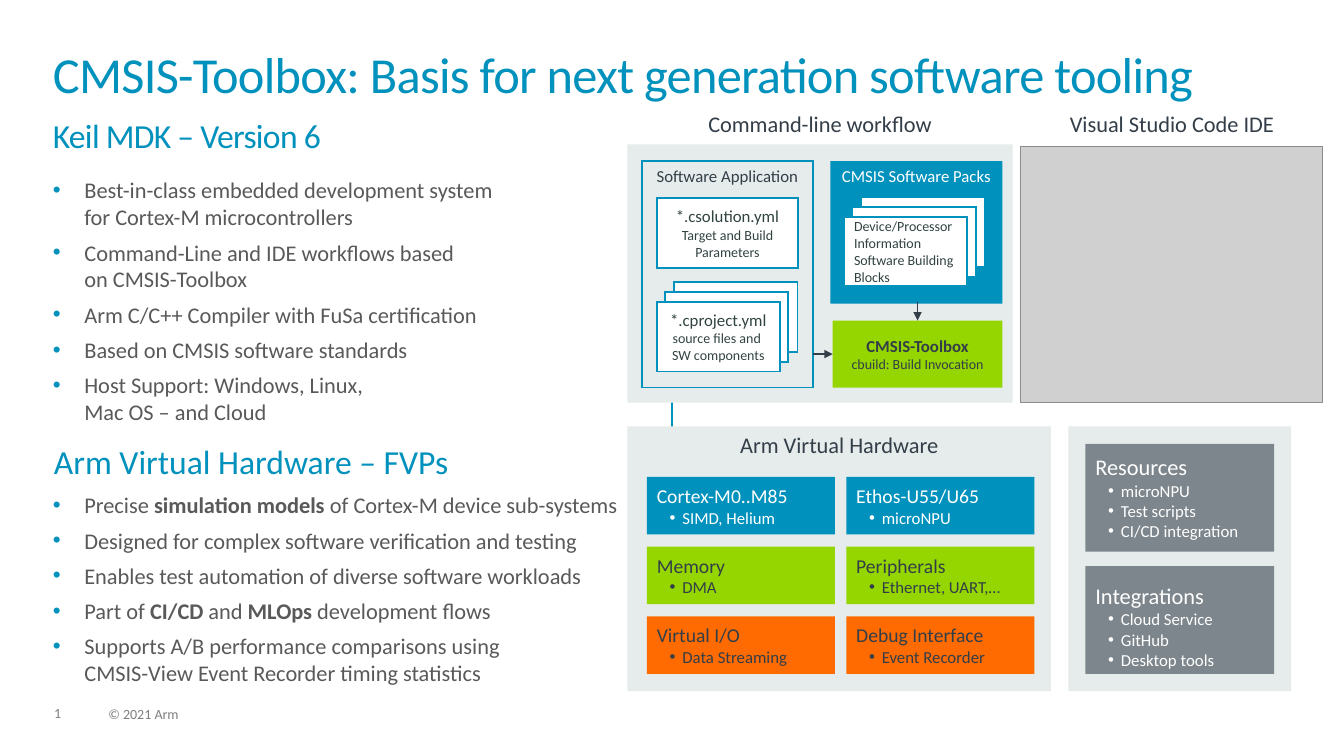
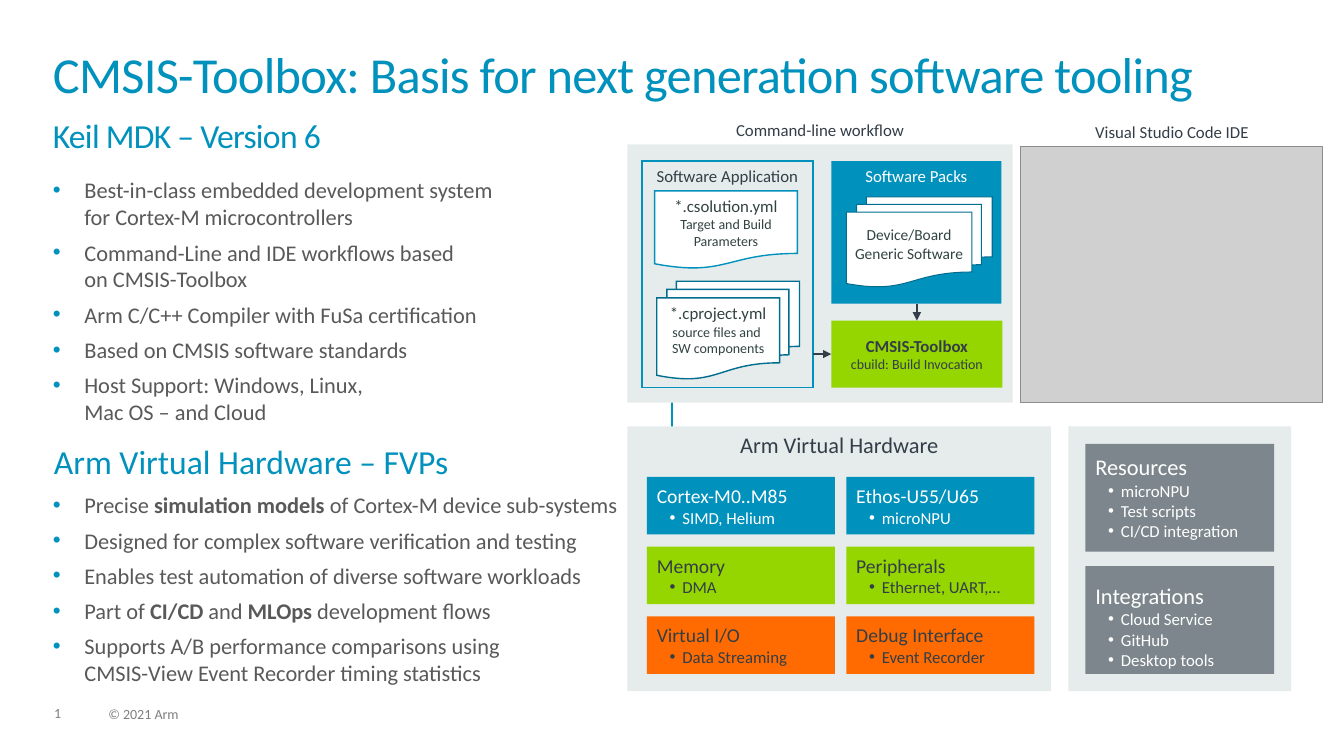
Before and after one commit to Open-CMSIS-Pack/cmsis-toolbox, a slide deck: slide 1 of docs/images/overview.pptx. Drawn at 1344x756 pixels with LibreOffice and Linux fonts; fonts in the diff are those of the drawing; grey boxes stand for pictures. Boxes give left, top, right and bottom in pixels: in the first picture for what was removed or moved away, otherwise in the second. Text is boxed around its words. In the diff, an @@ line names an element or a change of style, - is before the commit and + after.

Commit message:
CMSIS-Toolbox 2.2.x Documentation  (#90)
Added overview: overall workflow
Reflected changes to `*.cbuild-pack.yml` and linker script generation

---------

```diff
--- a/docs/images/overview.pptx
+++ b/docs/images/overview.pptx
@@ text "Command-line workflow" moved from (x1=708, y1=116, x2=932, y2=132) to (x1=736, y1=124, x2=904, y2=136) @@
@@ text "Command-line workflow" at (x1=736, y1=124, x2=904, y2=136): size 16 to 12 pt @@
@@ text "Visual Studio Code IDE" at (x1=1095, y1=126, x2=1249, y2=138): size 16 to 12 pt @@
@@ text "Visual Studio Code IDE" moved from (x1=1070, y1=116, x2=1274, y2=132) to (x1=1095, y1=126, x2=1249, y2=138) @@
@@ text in rectangle at (x1=865, y1=170, x2=967, y2=182): text changed @@
-CMSIS Software Packs
+Software Packs
@@ flow chart document "*.csolution.yml Target and Build Parameters" resized from (x1=656, y1=199, x2=798, y2=268) to (x1=655, y1=191, x2=799, y2=268) @@
@@ flow chart document "*.csolution.yml Target and Build Parameters" at (x1=655, y1=191, x2=799, y2=268): rectangle to flow chart document; outline #0091BD 1.25 pt to #0091BD 1 pt @@
@@ flow chart multidocument added at (x1=847, y1=197, x2=993, y2=286), fill #FFFFFF, outline #006D8E 0.75 pt, 11 pt, text #314341 @@
+Device/Board
+Generic Software
@@ group removed at (x1=665, y1=198, x2=985, y2=362): 5 rectangles @@
-Device/Processor
-Information
-Software Building
-Blocks
@@ flow chart multidocument "*.cproject.yml source files and SW ..." resized from (x1=656, y1=302, x2=779, y2=372) to (x1=657, y1=281, x2=801, y2=379) @@
@@ flow chart multidocument "*.cproject.yml source files and SW ..." at (x1=657, y1=281, x2=801, y2=379): rectangle to flow chart multidocument; outline #0091BD 1.25 pt to #006D8E 1 pt @@
```
Also in this commit, not shown: 3 other slides changed, 2 slides added, 1 slide removed, 7 other files.
